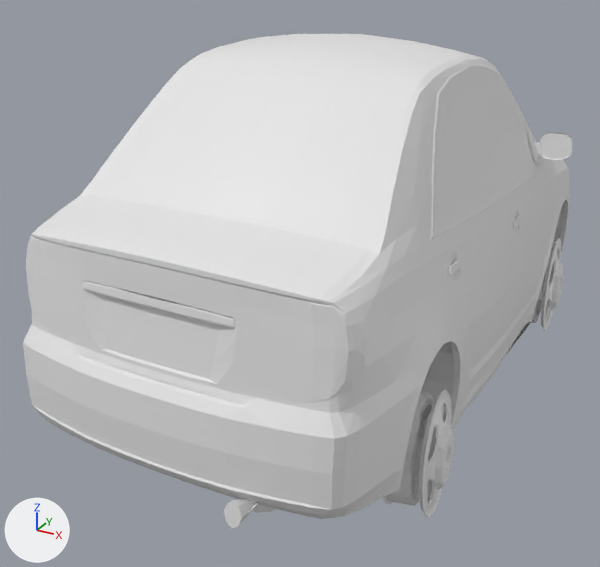
An edit to the glTF model models/vehicle-truck-yellow.glb, drawn before and after from the same camera.
Rendered twice from a camera (50 mm lens) standing at (1.36, -2.92, 1.84) and looking at (-0.14, -0.2, 0.48). The lights are fixed; the arrows at lower left show +X, +Y and +Z. The first picture is the older version. Where no turn or scale is listed for an object, it has been applied to the vertices. Vertices at exactly the same position are counted once.

Before the edit, the objects in view are built like this:
```python
me_body_body_0 = bpy.data.meshes.new('body_body_0')
me_body_body_0.from_pydata(...)  # 3281 vertices, 5785 faces; spans x -0.75..0.75, y -1.42..1.38, z -0.74..0.66
me_body_body_0.materials.append(mat_body)  # its picture is missing
me_wheel_b_r_wheel_0 = bpy.data.meshes.new('wheel_B_R_wheel_0')
me_wheel_b_r_wheel_0.from_pydata(...)  # 723 vertices, 1128 faces; spans x -0.047..0.135, y -0.13..0.13, z -0.239..0.239
me_wheel_b_r_wheel_0.materials.append(mat_wheel)  # its picture is missing
me_wheel_f_l_wheel_0 = bpy.data.meshes.new('wheel_F_L_wheel_0')
me_wheel_f_l_wheel_0.from_pydata(...)  # 723 vertices, 1128 faces; spans x -0.135..0.047, y -0.13..0.13, z -0.239..0.239
me_wheel_f_l_wheel_0.materials.append(mat_wheel)  # its picture is missing
me_wheel_f_r_wheel_0 = bpy.data.meshes.new('wheel_F_R_wheel_0')
me_wheel_f_r_wheel_0.from_pydata(...)  # 723 vertices, 1128 faces; spans x -0.047..0.135, y -0.13..0.13, z -0.239..0.239
me_wheel_f_r_wheel_0.materials.append(mat_wheel)  # its picture is missing
ob_body = bpy.data.objects.new('body', me_body_body_0)
ob_body.location = (0.0, 0.022, 0.797)
ob_wheel_back_right = bpy.data.objects.new('wheel-back-right', me_wheel_b_r_wheel_0)
ob_wheel_back_right.location = (0.565, -0.721, 0.239)
ob_wheel_front_left = bpy.data.objects.new('wheel-front-left', me_wheel_f_l_wheel_0)
ob_wheel_front_left.location = (-0.565, 0.851, 0.239)
ob_wheel_front_right = bpy.data.objects.new('wheel-front-right', me_wheel_f_r_wheel_0)
ob_wheel_front_right.location = (0.565, 0.851, 0.239)
```
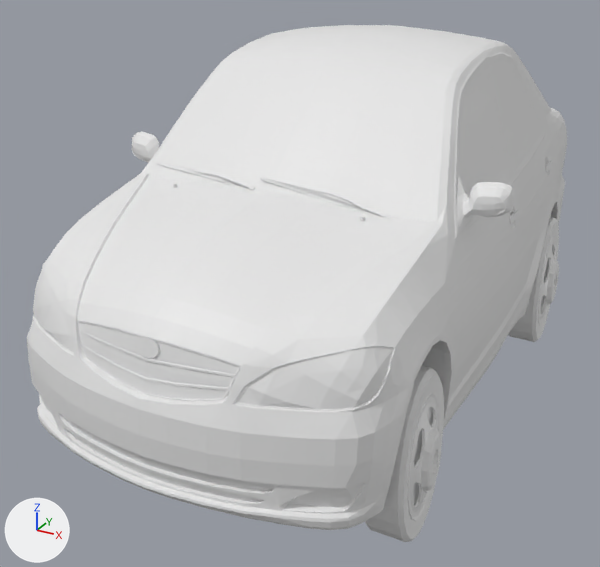
The change, as a diff of the scene's bpy script:
```diff
--- a/models/vehicle-truck-yellow.glb.py
+++ b/models/vehicle-truck-yellow.glb.py
@@ me_body_body_0 @@
 # used by ob_body; location = (0.0, 0.022, 0.797)
-me_body_body_0.from_pydata(...)  # 3281 vertices, 5785 faces; spans x -0.75..0.75, y -1.42..1.38, z -0.74..0.66
+me_body_body_0.from_pydata(...)  # 3281 vertices, 5785 faces; spans x -0.75..0.75, y -1.38..1.42, z -0.7..0.63
+# me_body_body_0 part 7: the whole mesh is scaled about the mesh origin by (-1, -1, 0.943)
 me_body_body_0.materials.append(mat_body)
@@ me_wheel_b_r_wheel_0 @@
 # used by ob_wheel_back_right; location = (0.565, -0.721, 0.239)
-me_wheel_b_r_wheel_0.from_pydata(...)  # 723 vertices, 1128 faces; spans x -0.047..0.135, y -0.13..0.13, z -0.239..0.239
+me_wheel_b_r_wheel_0.from_pydata(...)  # 867 vertices, 1368 faces; spans x -0.135..0.049, y -0.177..0.177, z -0.309..0.305
+# me_wheel_b_r_wheel_0 part 1: the loose piece of 40 vertices spanning x 0.111..0.135, y -0.068..0.068, z -0.119..0.119 is scaled about the mesh origin by (-1, -1, 0.943)
+# me_wheel_b_r_wheel_0 part 2: the loose piece of 257 vertices spanning x 0.093..0.114, y -0.13..0.13, z -0.239..0.239 is scaled about the mesh origin by (-1, -1, 0.943)
+# me_wheel_b_r_wheel_0 part 3: the loose piece of 50 vertices spanning x 0.006..0.029, y -0.065..0.065, z -0.113..0.113 is scaled about the mesh origin by (-1, -1, 0.943)
+# me_wheel_b_r_wheel_0 part 4: the loose piece of 296 vertices spanning x -0.047..0.051, y -0.129..0.13, z -0.239..0.239 is scaled about the mesh origin by (-1, -1, 0.943)
+# me_wheel_b_r_wheel_0 part 5: the loose piece of 20 vertices spanning x 0.121..0.135, y -0.026..0.026, z -0.046..0.046 is scaled about the mesh origin by (-1, -1, 0.943)
+# me_wheel_b_r_wheel_0 part 6: the loose piece of 40 vertices spanning x 0.082..0.09, y -0.12..0.12, z -0.222..0.222 is scaled about the mesh origin by (-1, -1, 0.943)
+# other edits to the shape of me_wheel_b_r_wheel_0 do not show in these pictures
 me_wheel_b_r_wheel_0.materials.append(mat_wheel)
@@ ob_body @@
 ob_body = bpy.data.objects.new('body', me_body_body_0)
-ob_body.location = (0.0, 0.022, 0.797)
+ob_body.location = (0.0, -0.022, 0.835)
@@ ob_wheel_front_right @@
 ob_wheel_front_right = bpy.data.objects.new('wheel-front-right', me_wheel_f_r_wheel_0)
-ob_wheel_front_right.location = (0.565, 0.851, 0.239)
+ob_wheel_front_right.location = (-0.565, -0.851, 0.309)
@@ ob_wheel_back_right @@
 ob_wheel_back_right = bpy.data.objects.new('wheel-back-right', me_wheel_b_r_wheel_0)
-ob_wheel_back_right.location = (0.565, -0.721, 0.239)
+ob_wheel_back_right.location = (-0.565, 0.721, 0.309)
@@ ob_wheel_front_left @@
 ob_wheel_front_left = bpy.data.objects.new('wheel-front-left', me_wheel_f_l_wheel_0)
-ob_wheel_front_left.location = (-0.565, 0.851, 0.239)
+ob_wheel_front_left.location = (0.565, -0.851, 0.309)
```

Changed parts and their boxes [x1, y1, x2, y2] in the pictures (600 x 567 px; the box of a moved part takes in the faces that stretch with it):
'body', rescaled
    before: [23, 34, 573, 528]
    after: [27, 25, 567, 530]
'wheel-front-left', moved (not visible before)
    after: [365, 366, 444, 542]
'wheel-back-right', reshaped, moved (not visible afterwards)
    before: [383, 389, 454, 518]
'wheel-front-right', moved (not visible afterwards)
    before: [531, 238, 564, 331]
part 1 of me_wheel_b_r_wheel_0, moved or reshaped (not visible afterwards)
    before: [434, 423, 454, 489]
part 2 of me_wheel_b_r_wheel_0, moved or reshaped (not visible afterwards)
    before: [422, 389, 452, 518]
part 3 of me_wheel_b_r_wheel_0, moved or reshaped (not visible afterwards)
    before: [411, 420, 425, 478]
part 4 of me_wheel_b_r_wheel_0, moved or reshaped (not visible afterwards)
    before: [383, 390, 434, 506]
part 5 of me_wheel_b_r_wheel_0, moved or reshaped (not visible afterwards)
    before: [445, 446, 451, 471]
part 6 of me_wheel_b_r_wheel_0, moved or reshaped (not visible afterwards)
    before: [419, 393, 446, 511]
'wheel-back-left', unchanged, uncovered by the edit
    after: [508, 217, 559, 342]
